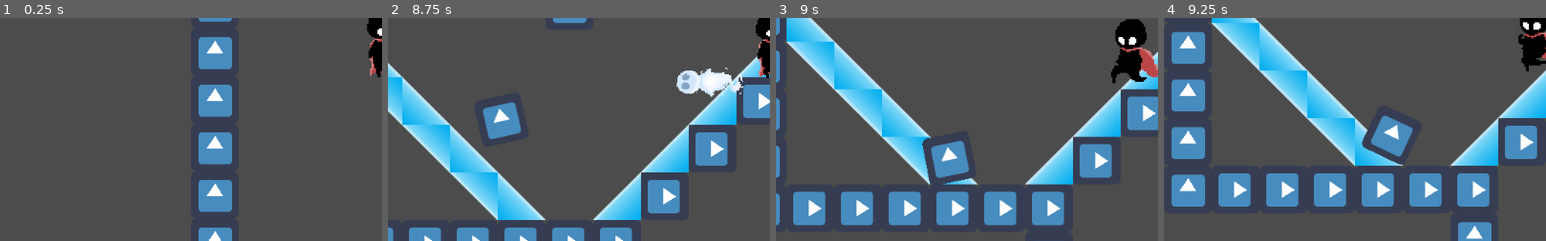
Above: before the commit, frames 1-4 (left to right).
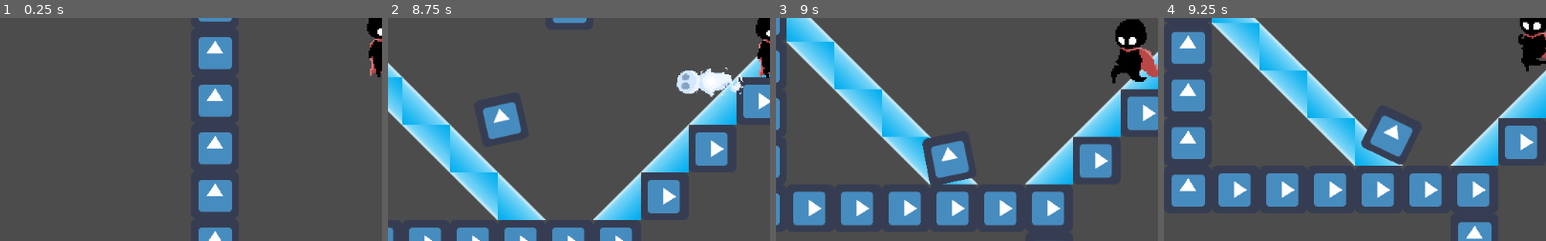
Above: after the commit, the same moments.

Repository: jeremycryan/Professional-Game
Game: Godot game, scene res://TestScene2.tscn
Two runs of this game, one before a commit and one after it. Both use one fixed random seed, a clock stepped at 60 frames per second and the inputs below. This scene is started directly instead of the project's main scene. The engine's default icon, where the game draws it, is replaced by a stand-in: a white triangle on a blue panel in a dark square.
Inputs (mouse positions are % of the whole screen's width and height, from its top left):
- Up to frame 1 (0.25 s): no input
- Up to frame 2 (8.75 s): move the mouse to (72, 45) at 0.52 s; hold D (mv_right) 0.53-1.28 s; tap Space (tele) at 0.6, 1.55, 2.1, 2.85, 3.8, 4.35, 5.1, 6.05, 6.6, 7.35, 8.3 s; move the mouse to (30, 55) at 1.27 s; hold S (mv_down) 1.28-2.03 s; click (30, 55) at 1.35 s; move the mouse to (60, 28) at 2.02 s; hold D (mv_right) 2.03-2.78 s; move the mouse to (45, 70) at 2.77 s; hold W (mv_up) 2.78-3.53 s; move the mouse to (80, 65) at 3.52 s; hold A (mv_left) 3.53-5.03 s; click (80, 65) at 3.6 s; move the mouse to (20, 35) at 4.27 s; move the mouse to (55, 50) at 5.02 s; hold S (mv_down) 5.03-5.78 s; move the mouse to (35, 25) at 5.77 s; hold D (mv_right) 5.78-6.53 s; click (35, 25) at 5.85 s; move the mouse to (72, 45) at 6.52 s; hold W (mv_up) 6.53-7.28 s; move the mouse to (30, 55) at 7.27 s; hold D (mv_right) 7.28-8.03 s; move the mouse to (60, 28) at 8.02 s; hold S (mv_down) from 8.03 s (still down); click (60, 28) at 8.1 s
- Up to frame 3 (9 s): move the mouse to (45, 70) at 8.77 s; release S (mv_down) at 8.78 s; hold A (mv_left) from 8.78 s (still down); tap Space (tele) at 8.85 s
- Up to frame 4 (9.25 s): keep holding A (mv_left)
The pictures show only the part of the screen within x 0-50%, y 46-96%; the shares and areas given below are measured in that part.

Frames 1-3 are identical in both runs. In frame 4, 0.2% of the frame differs, in the area x 51-65%, y 44-66%.

Commit message:
Dash combat added

Diff:
--- a/Bullet.gd
+++ b/Bullet.gd
@@ -17,7 +17,6 @@
 
 	var v = linear_velocity
 	var angle = atan2(v[1], v[0])
-	print(angle)
 
 	var sprite = find_node("CollisionShape2D");
 	sprite.rotation = angle + PI/2
--- a/NewPlayer.tscn
+++ b/NewPlayer.tscn
@@ -144,13 +144,20 @@
 script = ExtResource( 1 )
 _sections_unfolded = [ "Angular", "Collision", "Transform" ]
 
-[node name="PlayerCollisionBody" type="CollisionShape2D" parent="." index="0"]
+[node name="Dash" type="RayCast2D" parent="." index="0"]
+
+enabled = true
+exclude_parent = true
+cast_to = Vector2( 0, 50 )
+collision_mask = 1
+
+[node name="PlayerCollisionBody" type="CollisionShape2D" parent="." index="1"]
 
 scale = Vector2( 2, 2 )
 shape = SubResource( 1 )
 _sections_unfolded = [ "Transform" ]
 
-[node name="player_anim" type="AnimationPlayer" parent="." index="1"]
+[node name="player_anim" type="AnimationPlayer" parent="." index="2"]
 
 root_node = NodePath("..")
 autoplay = ""
@@ -165,7 +172,7 @@
 anims/RunRight = SubResource( 7 )
 blend_times = [  ]
 
-[node name="Sprites" type="Node2D" parent="." index="2"]
+[node name="Sprites" type="Node2D" parent="." index="3"]
 
 scale = Vector2( 2, 2 )
 _sections_unfolded = [ "Transform" ]
--- a/Player.gd
+++ b/Player.gd
@@ -1,5 +1,4 @@
 extends RigidBody2D
-
 
 var bulletFab = preload("res://Bullet.tscn");
 
@@ -21,7 +20,6 @@
 
 func animate(animation):
 	var a_sprite = find_node(animation);
-	print(a_sprite)
 	if not anim.is_playing():
 		anim.play(animation)
 	elif animation == cur_anim:
@@ -108,6 +106,16 @@
 	canJump = true;
 
 func BulletSwap(p, b):
+	var checkEnemies = get_node("Dash");
+	checkEnemies.cast_to = b.global_position - p.global_position;
+	checkEnemies.force_raycast_update();
+	if checkEnemies.is_colliding():
+		var enemy = checkEnemies.get_collider();
+		print(enemy);
+		if enemy.get_parent().is_in_group("enemy"):
+			print(enemy);
+			enemy.free();
+
 	var temp = b.global_position
 	b.global_position = p.global_position
 	p.global_position = temp
--- a/TestScene2.tscn
+++ b/TestScene2.tscn
@@ -6,9 +6,10 @@
 [ext_resource path="res://Floor.gd" type="Script" id=4]
 [ext_resource path="res://GameCamera.gd" type="Script" id=5]
 [ext_resource path="res://NewPlayer.tscn" type="PackedScene" id=6]
-[ext_resource path="res://Enemy.tscn" type="PackedScene" id=7]
+[ext_resource path="res://enemyParent.gd" type="Script" id=7]
+[ext_resource path="res://Enemy.tscn" type="PackedScene" id=8]
 
-[node name="Node2D" type="Node2D" index="0"]
+[node name="Node2D" type="Node2D"]
 
 [node name="Maps" type="Node2D" parent="." index="0"]
 
@@ -108,16 +109,39 @@
 
 [node name="Player" parent="." index="2" instance=ExtResource( 6 )]
 
+[node name="Sprites" parent="Player" index="2"]
+
+editor/display_folded = true
+
 [node name="Node2D" type="Node2D" parent="." index="3"]
 
-[node name="Enemy" parent="Node2D" index="0" instance=ExtResource( 7 )]
+script = ExtResource( 7 )
+
+[node name="Enemy" parent="Node2D" index="0" groups=[
+"enemy",
+] instance=ExtResource( 8 )]
 
 position = Vector2( 1088.32, 252.2 )
 
-[node name="Enemy2" parent="Node2D" index="1" instance=ExtResource( 7 )]
+[node name="RigidBody2D" parent="Node2D/Enemy" index="0"]
+
+_sections_unfolded = [ "Collision", "Linear", "Transform" ]
+
+[node name="Enemy2" parent="Node2D" index="1" groups=[
+"enemy",
+] instance=ExtResource( 8 )]
 
 position = Vector2( 490.768, -38.6252 )
+
+[node name="RigidBody2D" parent="Node2D/Enemy2" index="0"]
+
+_sections_unfolded = [ "Collision", "Linear", "Transform" ]
 
 [connection signal="collided" from="Maps/Floor" to="Player" method="_on_Floor_collided"]
 
 [connection signal="body_entered" from="Player" to="Maps/Floor" method="_on_Player_body_entered"]
+
+
+[editable path="Player"]
+[editable path="Node2D/Enemy"]
+[editable path="Node2D/Enemy2"]
--- /dev/null
+++ b/enemyParent.gd
@@ -0,0 +1,15 @@
+extends Node2D
+
+# class member variables go here, for example:
+# var a = 2
+# var b = "textvar"
+
+func _ready():
+	# Called every time the node is added to the scene.
+	# Initialization here
+	pass
+
+#func _process(delta):
+#	# Called every frame. Delta is time since last frame.
+#	# Update game logic here.
+#	pass
Not shown: 1 places in TestScene2.tscn that only renumber resources
